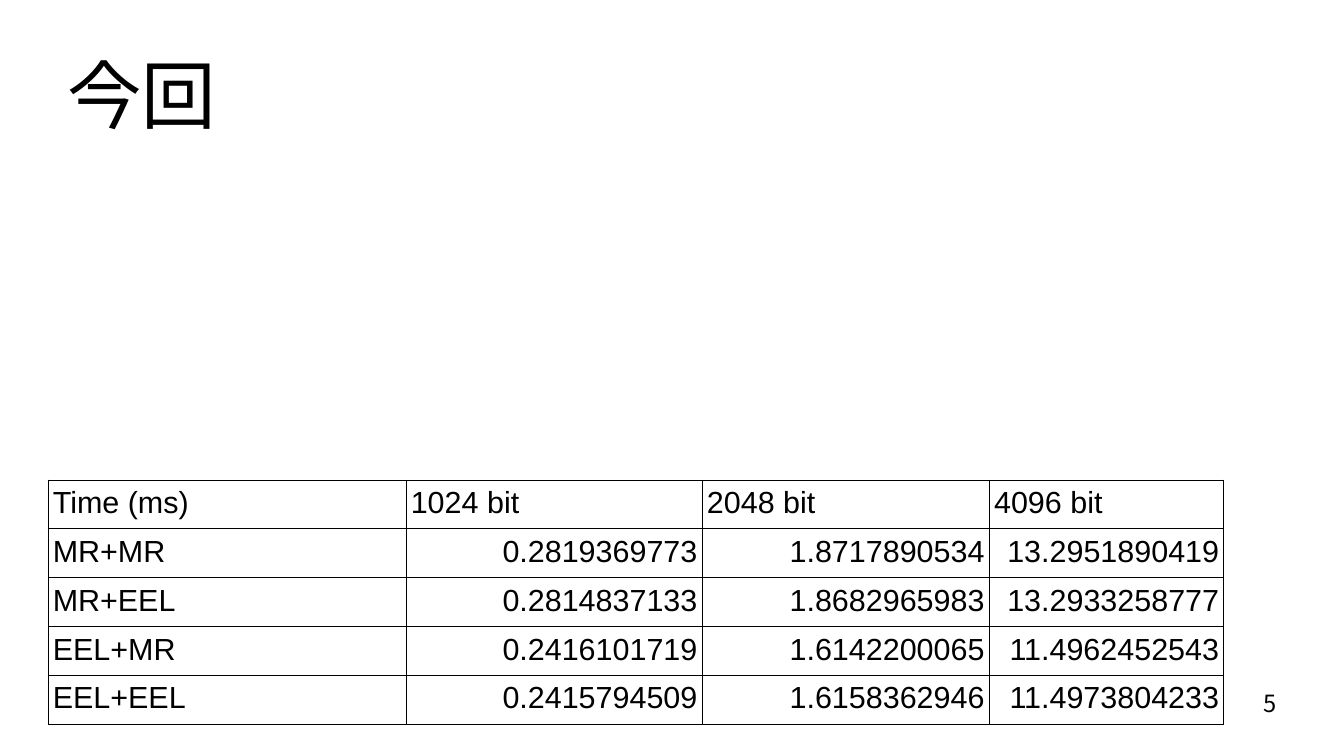
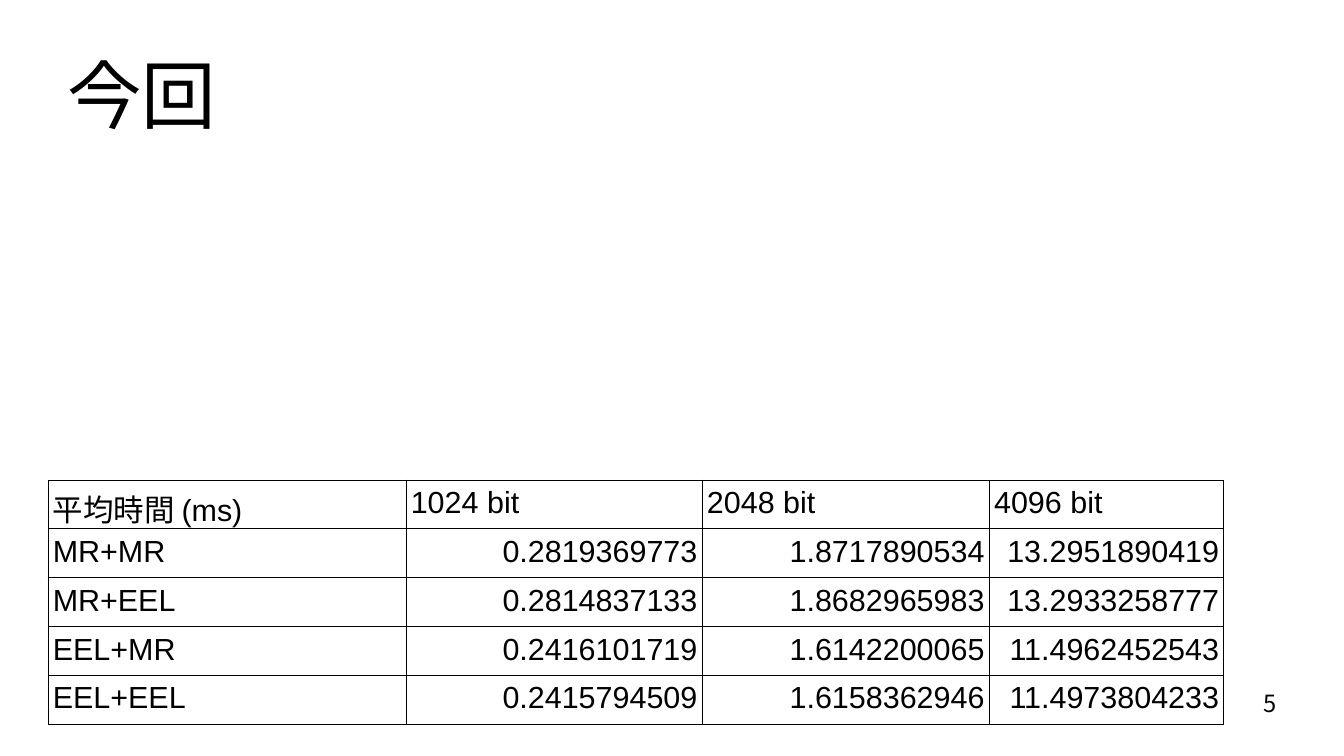
Before and after one commit to donabe8898/prime-test, a slide deck: slide 5 of Impress/1031.odp. Drawn at 1344x756 pixels with LibreOffice and Linux fonts; fonts in the diff are those of the drawing. Boxes give left, top, right and bottom in pixels: in the first picture for what was removed or moved away, otherwise in the second. Text is boxed around its words. In the diff, an @@ line names an element or a change of style, - is before the commit and + after.

```diff
--- a/Impress/1031.odp
+++ b/Impress/1031.odp
@@ table at bbox=[48, 481, 1224, 726] @@
-row 1, column 1: Time (ms)
+row 1, column 1: 平均時間 (ms)
```
Also in this commit, not shown: 2 other slides changed, 1 slide added, 1 other file.
